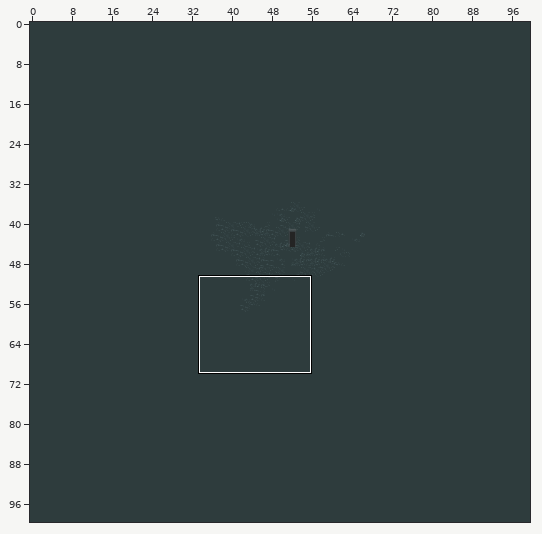
Tiled map, stored at src/regions/allorova.tmx. Above: a wide view before the commit, with the close-up outlined.
Close-up. First the earlier version:
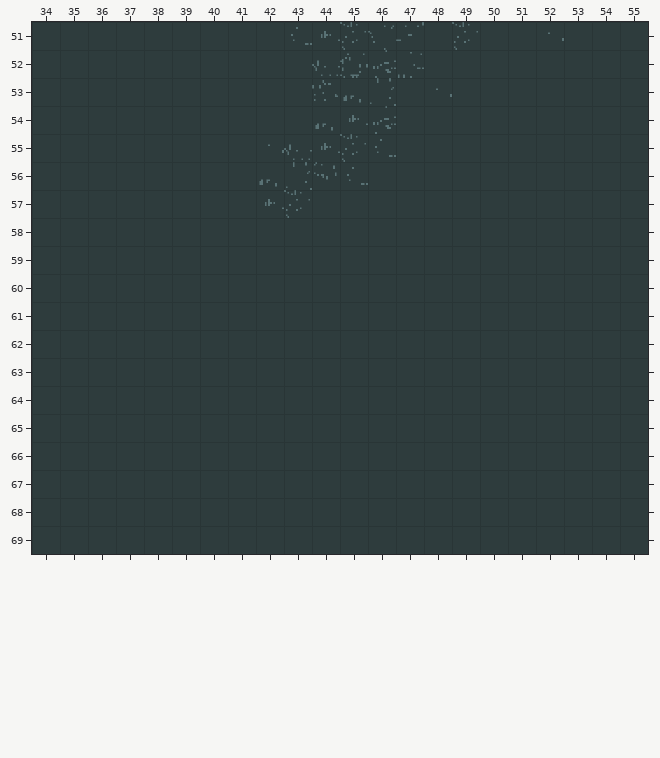
Cells are 32x32 px. Shown: x 34..55, y 51..69. The commit also changed other parts of the map, which this record leaves out.
The result:
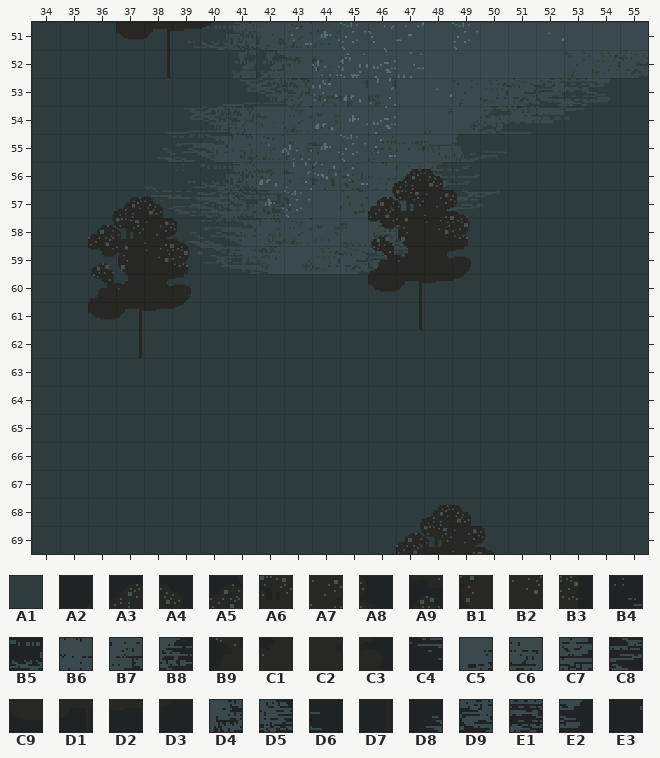
Key: from "World": A1 0, A2 17, A3 18, A4 19, A5 77, A6 78, A7 79, A8 80, A9 137, B1 138, B2 139, B3 140, B4 181, B5 182, B6 188, B7 189, B8 190, B9 197, C1 198, C2 199, C3 200, C4 240, C5 247, C6 248, C7 249, C8 250, C9 257, D1 258, D2 259, D3 260, D4 308, D5 309, D6 311, D7 318, D8 360, D9 369, E1 370, E2 371, E3 420.
__ is an empty cell, ## one hidden under a higher layer.
Tiles of an added or newly shown layer are drawn over the layers below it.
From old to new:
Layer "Grass":
y 51: x 37..40 __ __ ## ## -> A1 A1 A1 A1
y 52: x 38 __ -> A1
y 56: x 46..48 ## ## ## -> A1 A1 A1
y 57: x 36..38 __ __ ## -> A1 A1 A1; x 46..49 ## ## ## ## -> A1 A1 A1 A1
y 58: x 36..39 __ __ __ ## -> A1 A1 A1 A1; x 46..47 ## ## -> A1 A1; x 49 ## -> A1
y 59: x 36..37 __ __ -> A1 A1; x 39 ## -> A1; x 46..49 ## ## ## __ -> A1 A1 A1 A1
y 60: x 36..39 __ __ __ __ -> A1 A1 A1 A1; x 46..49 __ __ __ __ -> A1 A1 A1 A1
y 61: x 36..39 __ __ __ __ -> A1 A1 A1 A1; x 47 __ -> A1
y 62: x 37 __ -> A1
y 68: x 47..49 __ __ __ -> A1 A1 A1
y 69: x 47..50 __ __ __ __ -> A1 A1 A1 A1
Layer "Dirt":
y 51: x 37..40 A1 A1 A1 A1 -> __ __ __ __
y 52: x 38 A1 -> __
y 56: x 46..48 A1 A1 A1 -> __ __ __
y 57: x 36..38 A1 A1 A1 -> __ __ __; x 46..49 A1 A1 A1 A1 -> __ __ __ __
y 58..60: x 36..39 A1 A1 A1 A1 -> __ __ __ __; x 46..49 A1 A1 A1 A1 -> __ __ __ __
y 61: x 36..39 A1 A1 A1 A1 -> __ __ __ __; x 47 A1 -> __
y 62: x 37 A1 -> __
y 68: x 47..49 A1 A1 A1 -> __ __ __
y 69: x 47..50 A1 A1 A1 A1 -> __ __ __ __
Layer "Barren Grass" (added):
y 51: x 39..40 __ __ -> B4 B5
y 56: x 46..48 __ __ __ -> B6 B7 B8
y 57: x 38 __ -> C4; x 46..49 __ __ __ __ -> C5 C6 C7 C8
y 58: x 39 __ -> D8; x 46..47 __ __ -> D4 D5; x 49 __ -> D6
y 59: x 39 __ -> E3; x 46..48 __ __ __ -> D9 E1 E2
Layer "Outer Trees" (now shown):
y 51: x 37..40 __ __ __ __ -> C9 D1 D2 D3
y 52: x 38 __ -> D7
y 56: x 46..48 __ __ __ -> A2 A3 A4
y 57: x 36..38 __ __ __ -> A2 A3 A4; x 46..49 __ __ __ __ -> A5 A6 A7 A8
y 58: x 36..39 __ __ __ __ -> A5 A6 A7 A8; x 46..49 __ __ __ __ -> A9 B1 B2 B3
y 59: x 36..39 __ __ __ __ -> A9 B1 B2 B3; x 46..49 __ __ __ __ -> B9 C1 C2 C3
y 60: x 36..39 __ __ __ __ -> B9 C1 C2 C3; x 46..49 __ __ __ __ -> C9 D1 D2 D3
y 61: x 36..39 __ __ __ __ -> C9 D1 D2 D3; x 47 __ -> D7
y 62: x 37 __ -> D7
y 68: x 47..49 __ __ __ -> A2 A3 A4
y 69: x 47..50 __ __ __ __ -> A5 A6 A7 A8
Pixel boxes of the changes (left, top, right, bottom) in both close-ups:
changed: (116, 22, 228, 78)
changed: (368, 162, 480, 330)
changed: (88, 190, 200, 358)
changed: (396, 505, 494, 554)
